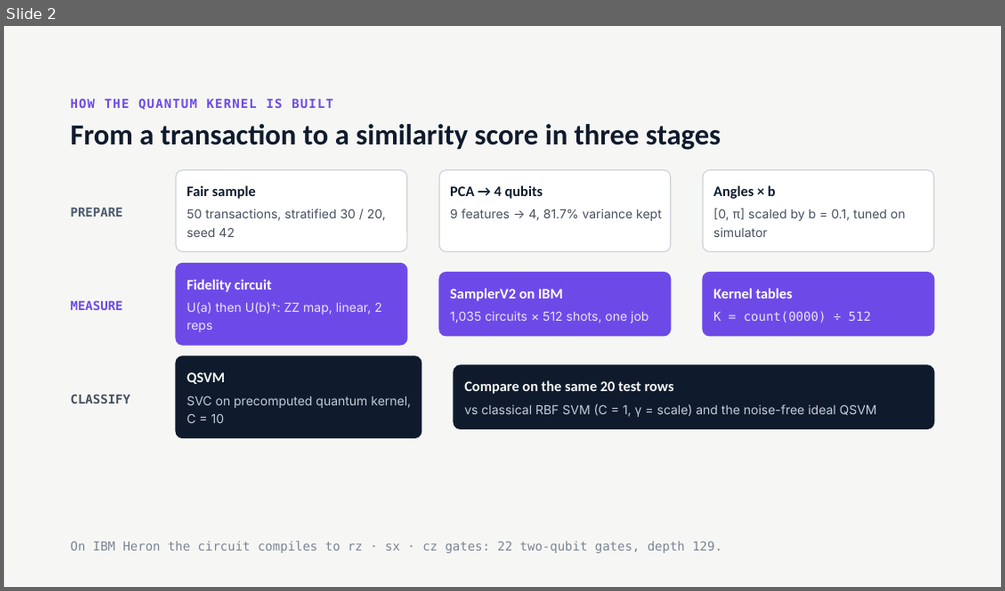
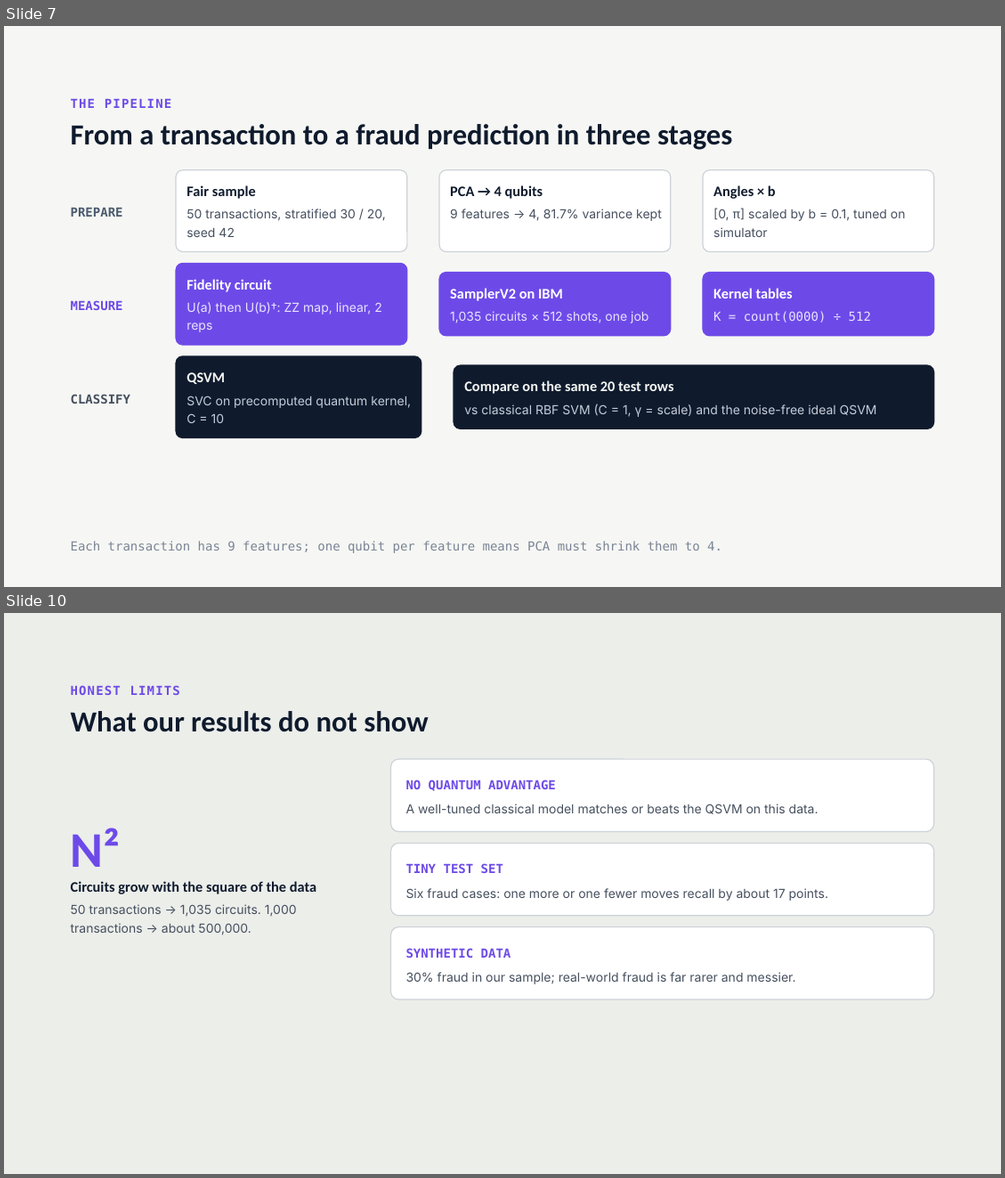
Before and after one commit to mhossain-ibm/Quantum-Heckathon-26-QMinds-QFDMF, a slide deck: QSVM Fraud Detection on IBM Quantum — Architecture-updated.pptx. Shown one above the other, each under a label of ours: slide 2 before the commit, slides 7 and 10 after it; the slides between them are not shown. The pictures are 1005x591 and 1005x1178 pixels, drawn with LibreOffice and Linux fonts; fonts in the diff are those of the drawing; background and template pictures are left out. Boxes give left, top, right and bottom in pixels: in the first picture for what was removed or moved away, otherwise in the second. Text is boxed around its words. In the diff, an @@ line names an element or a change of style, - is before the commit and + after.

```diff
--- a/QSVM Fraud Detection on IBM Quantum — Architecture-updated.pptx
+++ b/QSVM Fraud Detection on IBM Quantum — Architecture-updated.pptx
@@ slide 10 added at (x1=4, y1=613, x2=1001, y2=1174), background #ECEEEA @@
@@ text added at (x1=71, y1=685, x2=180, y2=695), 12 pt, text #6D4AE8, bold @@
+HONEST LIMITS
@@ title added at (x1=71, y1=711, x2=428, y2=732), 28 pt, text #0F1B2D, bold @@
+What our results do not show
@@ rounded rectangle added at (x1=390, y1=759, x2=933, y2=831), fill #FFFFFF, outline #CDD2D8 1 pt @@
@@ text added at (x1=406, y1=779, x2=556, y2=791), 12 pt, text #6D4AE8, bold @@
+NO QUANTUM ADVANTAGE
@@ text added at (x1=406, y1=803, x2=818, y2=814), 12 pt, text #46505F @@
+A well-tuned classical model matches or beats the QSVM on this data.
@@ text added at (x1=71, y1=827, x2=121, y2=867), 48 pt, text #6D4AE8, bold @@
+N²
@@ rounded rectangle added at (x1=390, y1=844, x2=933, y2=916), fill #FFFFFF, outline #CDD2D8 1 pt @@
@@ text added at (x1=406, y1=863, x2=503, y2=873), 12 pt, text #6D4AE8, bold @@
+TINY TEST SET
@@ text added at (x1=71, y1=881, x2=316, y2=894), 14 pt, text #0F1B2D, bold @@
+Circuits grow with the square of the data
@@ text added at (x1=71, y1=904, x2=297, y2=935), 12 pt, text #46505F @@
+50 transactions → 1,035 circuits. 1,000 transactions → about 500,000.
@@ text added at (x1=406, y1=888, x2=828, y2=900), 12 pt, text #46505F @@
+Six fraud cases: one more or one fewer moves recall by about 17 points.
@@ rounded rectangle added at (x1=390, y1=927, x2=933, y2=999), fill #FFFFFF, outline #CDD2D8 1 pt @@
@@ text added at (x1=406, y1=948, x2=511, y2=957), 12 pt, text #6D4AE8, bold @@
+SYNTHETIC DATA
@@ text added at (x1=406, y1=972, x2=795, y2=984), 12 pt, text #46505F @@
+30% fraud in our sample; real-world fraud is far rarer and messier.
@@ what was slide 2 is now slide 7 @@
@@ slide 7 changed as well @@
@@ text at (x1=71, y1=99, x2=171, y2=108): text changed @@
-HOW THE QUANTUM KERNEL IS BUILT
+THE PIPELINE
@@ title at (x1=71, y1=124, x2=732, y2=150): text changed @@
-From a transaction to a similarity score in three stages
+From a transaction to a fraud prediction in three stages
@@ text at (x1=71, y1=540, x2=722, y2=553): text changed @@
-On IBM Heron the circuit compiles to rz · sx · cz gates: 22 two-qubit gates, depth 129.
+Each transaction has 9 features; one qubit per feature means PCA must shrink them to 4.
```
Also in this commit, not shown: 2 other slides changed, 7 other slides added.
